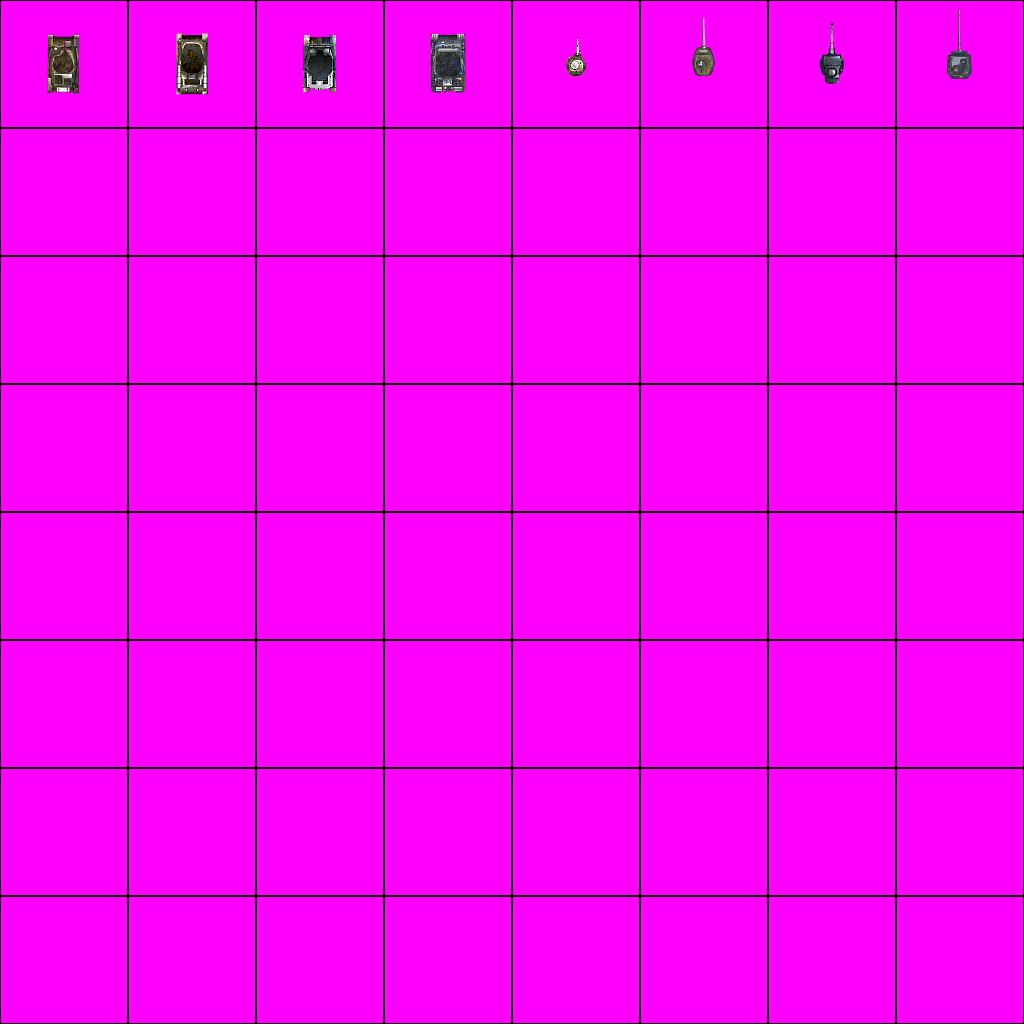
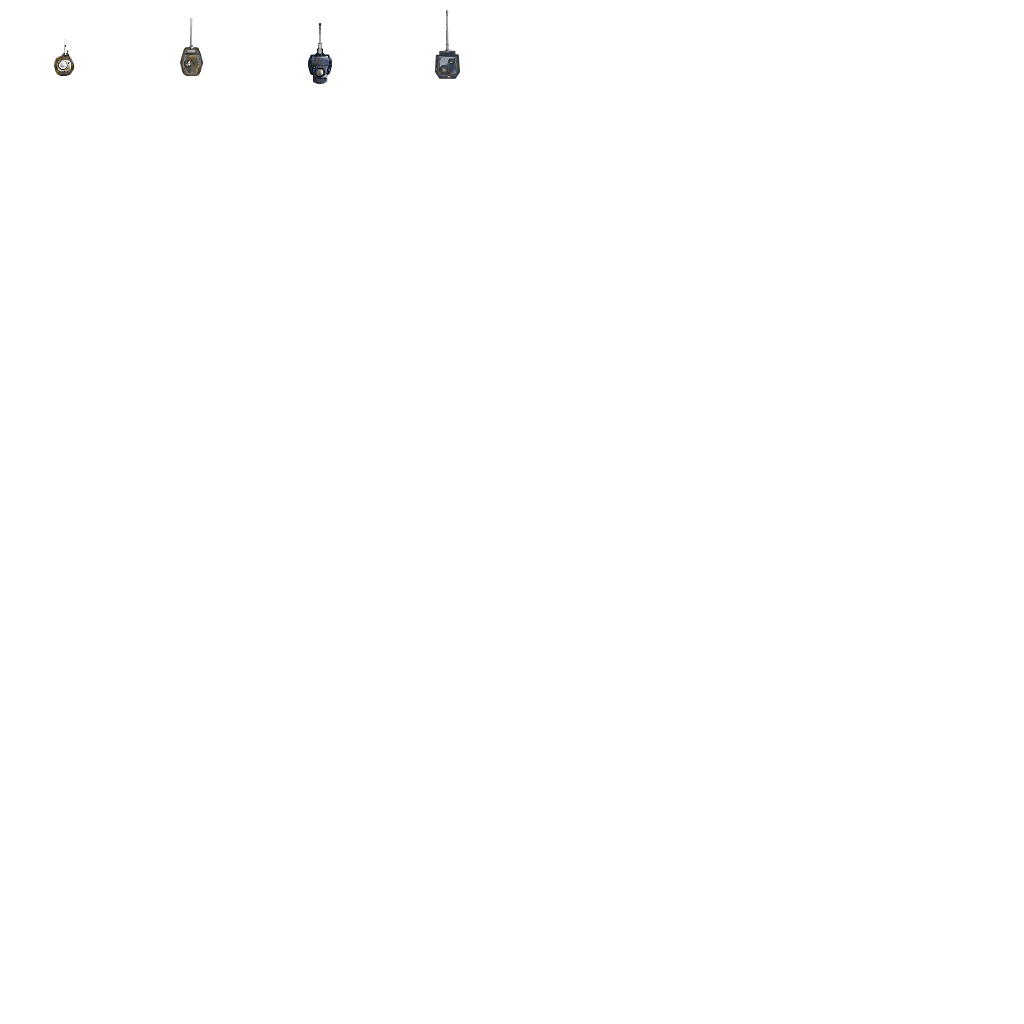
Layers edited between the first and the second (1024, 1024) image:
hid "Layer 1" over (x1=47, y1=34, x2=80, y2=94)
hid "Layer 2" over (x1=175, y1=32, x2=209, y2=95)
hid "Layer 3" over (x1=303, y1=35, x2=337, y2=93)
hid "Layer 4" over (x1=430, y1=33, x2=466, y2=94)
added layer "Layer 5 copy" above "Layer 5" over (x1=53, y1=10, x2=460, y2=84)
hid "Layer 5" over (x1=565, y1=38, x2=587, y2=77)
hid "Layer 6" over (x1=692, y1=18, x2=715, y2=76)
hid "Layer 7" over (x1=820, y1=23, x2=844, y2=84)
hid "Layer 8" over (x1=947, y1=10, x2=972, y2=79)
hid "Layer 0" over (x1=0, y1=0, x2=1024, y2=1024)
